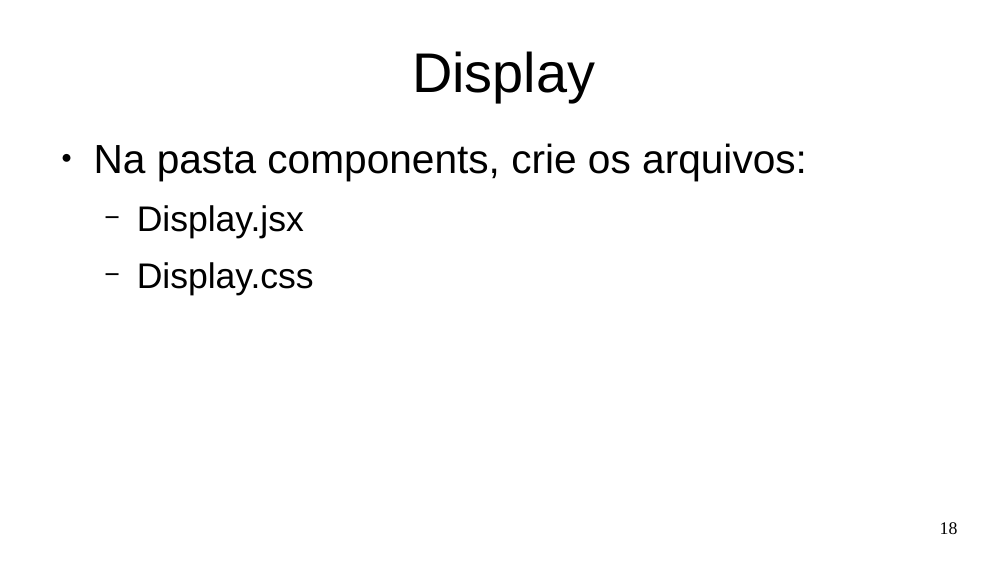
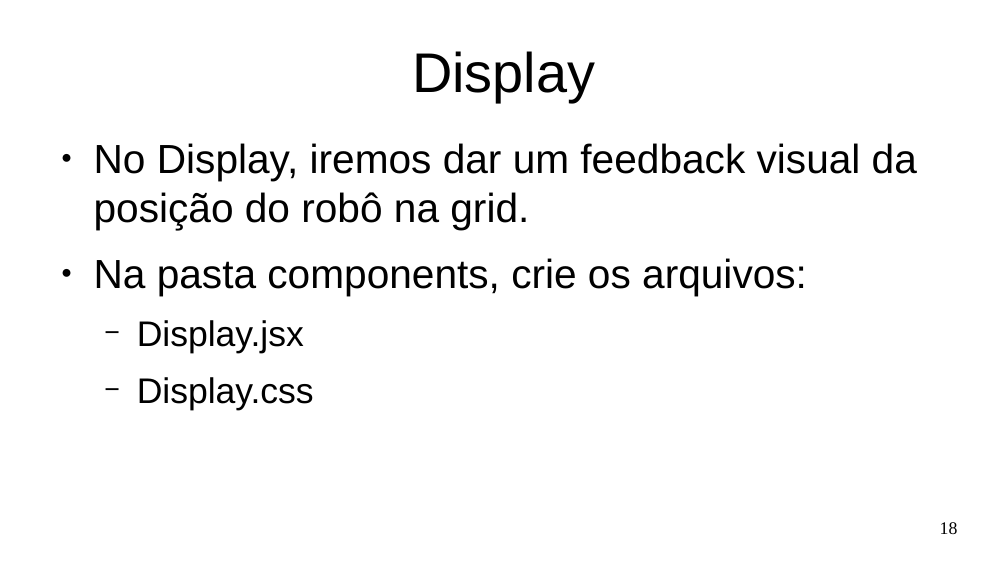
Before and after one commit to Marques-Dev/WEB_2020-1, a slide deck: slide 18 of SLIDES/aula02.odp. Drawn at 1008x567 pixels with LibreOffice and Linux fonts; fonts in the diff are those of the drawing. Boxes give left, top, right and bottom in pixels: in the first picture for what was removed or moved away, otherwise in the second. Text is boxed around its words. In the diff, an @@ line names an element or a change of style, - is before the commit and + after.

```diff
--- a/SLIDES/aula02.odp
+++ b/SLIDES/aula02.odp
@@ text at box(94, 143, 917, 229): paragraph added @@
+● No Display, iremos dar um feedback visual da posição do robô na grid.
```
Also in this commit, not shown: 14 other slides changed, 1 slide added, 1 slide removed, 3 other files.
